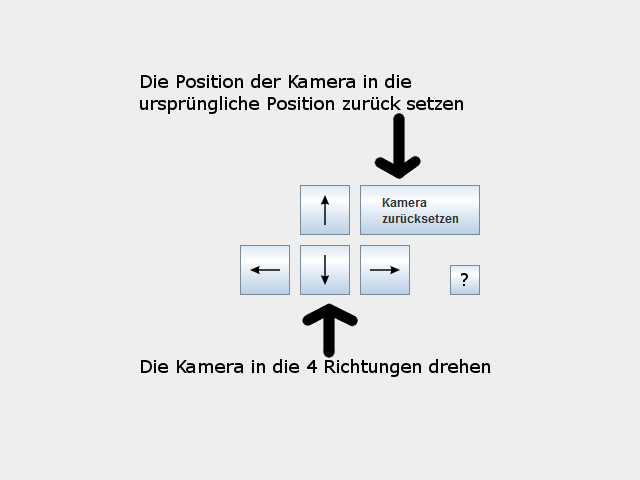
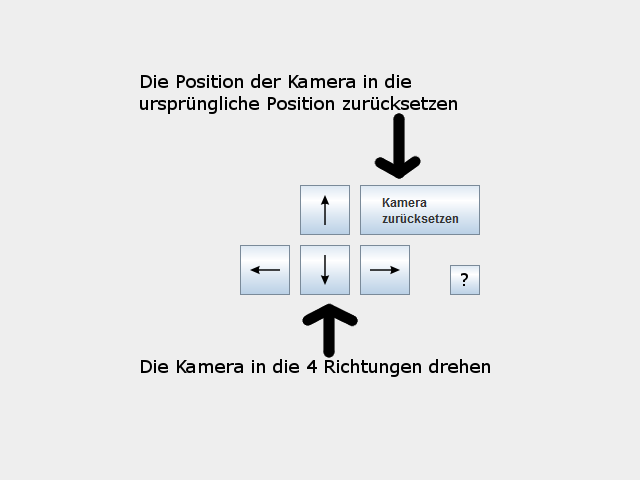
Before/after of a (640, 480) layered artwork. What changed in the layer stack:
painted on "Die Position der Kamera in die..." over [401, 97, 463, 110]
